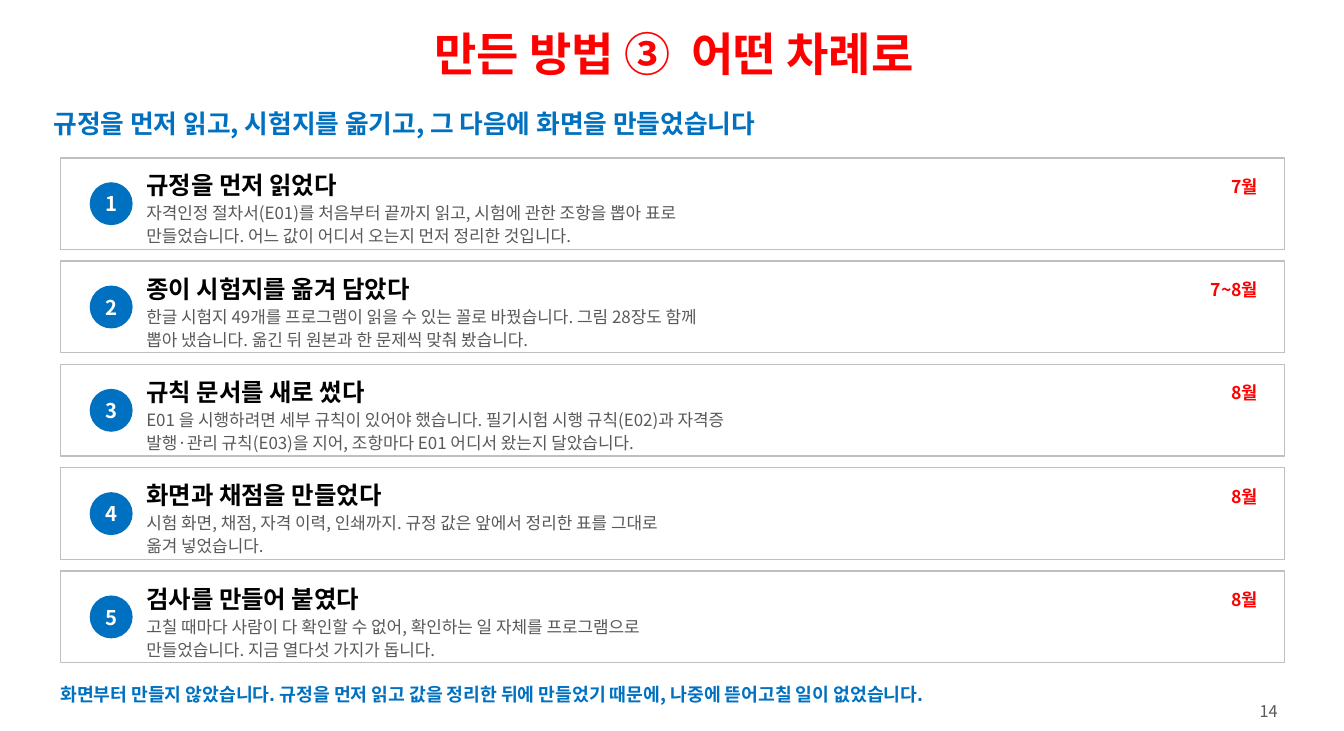
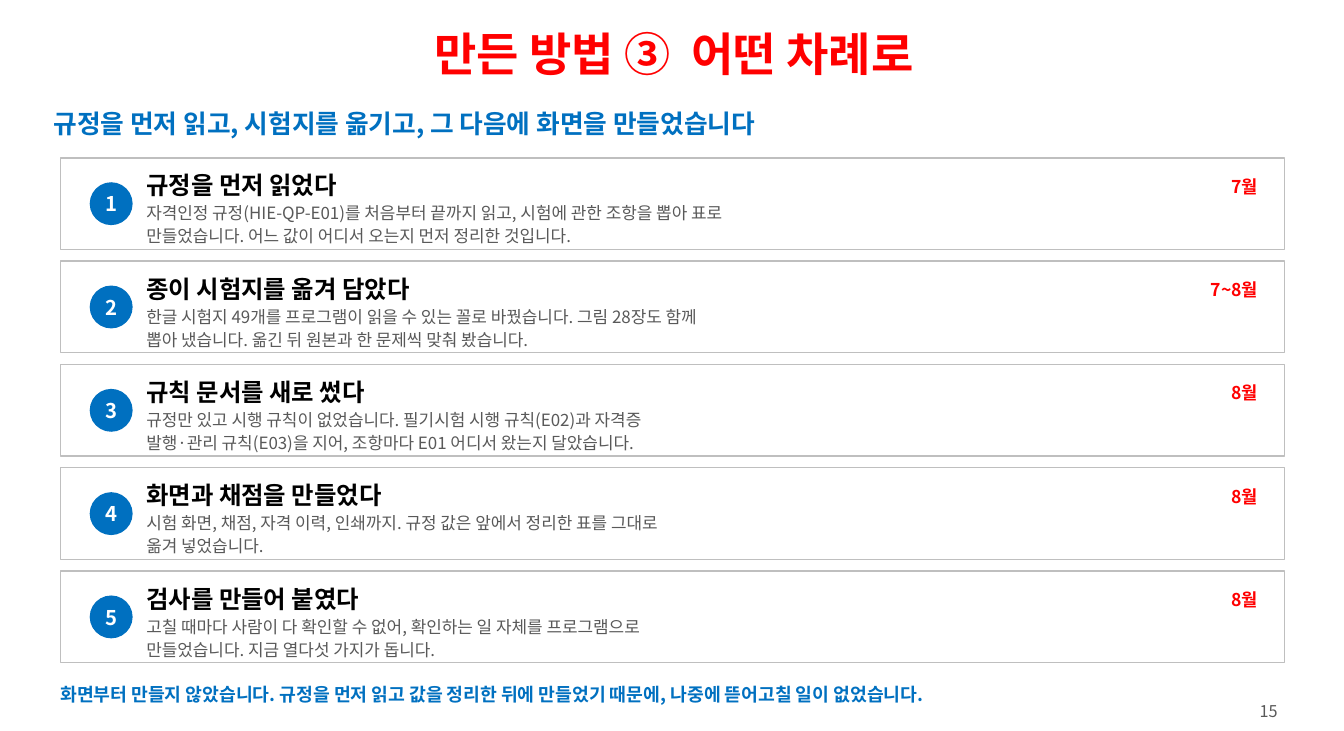
Before and after one commit to ys1277-sys/HIENDT-CBT, a slide deck: slide 15 of docs/발표자료-CBT-2026-08.pptx (slide 14 before the commit). Drawn at 1344x731 pixels with LibreOffice and Linux fonts; fonts in the diff are those of the drawing. Boxes give left, top, right and bottom in pixels: in the first picture for what was removed or moved away, otherwise in the second. Text is boxed around its words. In the diff, an @@ line names an element or a change of style, - is before the commit and + after.

```diff
--- a/docs/발표자료-CBT-2026-08.pptx
+++ b/docs/발표자료-CBT-2026-08.pptx
@@ text at (146,205,722,222): text changed @@
-자격인정 절차서(E01)를 처음부터 끝까지 읽고, 시험에 관한 조항을 뽑아 표로
+자격인정 규정(HIE-QP-E01)를 처음부터 끝까지 읽고, 시험에 관한 조항을 뽑아 표로
@@ text at (146,412,642,429): text changed @@
-E01 을 시행하려면 세부 규칙이 있어야 했습니다. 필기시험 시행 규칙(E02)과 자격증
+규정만 있고 시행 규칙이 없었습니다. 필기시험 시행 규칙(E02)과 자격증
@@ text at (1260,705,1278,717): text changed @@
-14
+15
```
Also in this commit, not shown: 19 other slides changed, 2 slides added, 1 other file.
